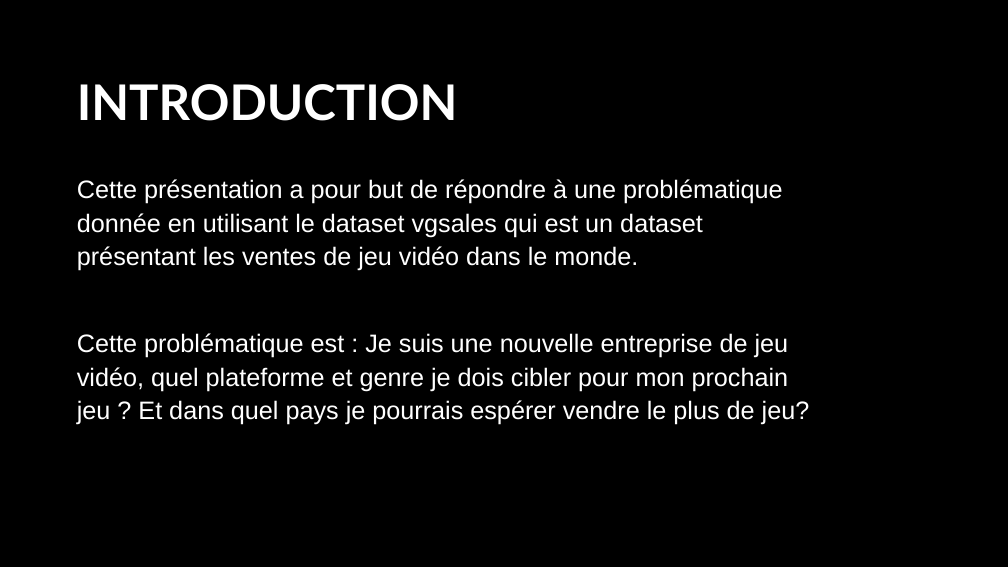
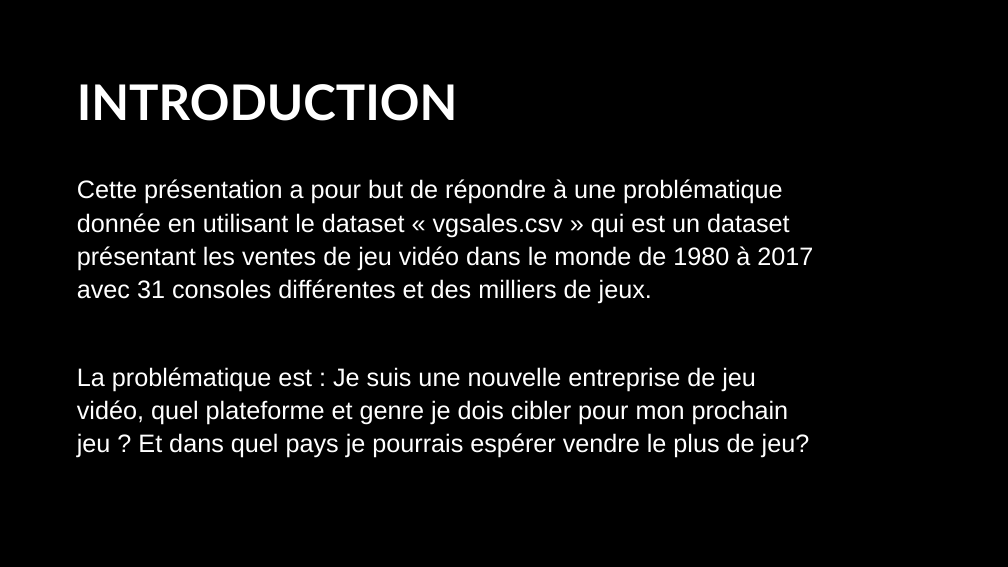
Before and after one commit to barlax91/Presentation-dataset, a slide deck: slide 2 of salesvg.pptx. Drawn at 1008x567 pixels with LibreOffice and Linux fonts; fonts in the diff are those of the drawing; background and template pictures are left out; a plain dark background stands for a picture behind light text. Boxes give left, top, right and bottom in pixels: in the first picture for what was removed or moved away, otherwise in the second. Text is boxed around its words. In the diff, an @@ line names an element or a change of style, - is before the commit and + after.

```diff
--- a/salesvg.pptx
+++ b/salesvg.pptx
@@ subtitle at [77, 179, 813, 458]: text changed @@
-Cette présentation a pour but de répondre à une problématique donnée en utilisant le dataset vgsales qui est un dataset présentant les ventes de jeu vidéo dans le monde.
-Cette problématique est : Je suis une nouvelle entreprise de jeu vidéo, quel plateforme et genre je dois cibler pour mon prochain jeu ? Et dans quel pays je pourrais espérer vendre le plus de jeu?
+Cette présentation a pour but de répondre à une problématique donnée en utilisant le dataset « vgsales.csv » qui est un dataset présentant les ventes de jeu vidéo dans le monde de 1980 à 2017 avec 31 consoles différentes et des milliers de jeux.
+La problématique est : Je suis une nouvelle entreprise de jeu vidéo, quel plateforme et genre je dois cibler pour mon prochain jeu ? Et dans quel pays je pourrais espérer vendre le plus de jeu?
```
Also in this commit, not shown: 7 slides added, 1 slide removed, 2 other files.
